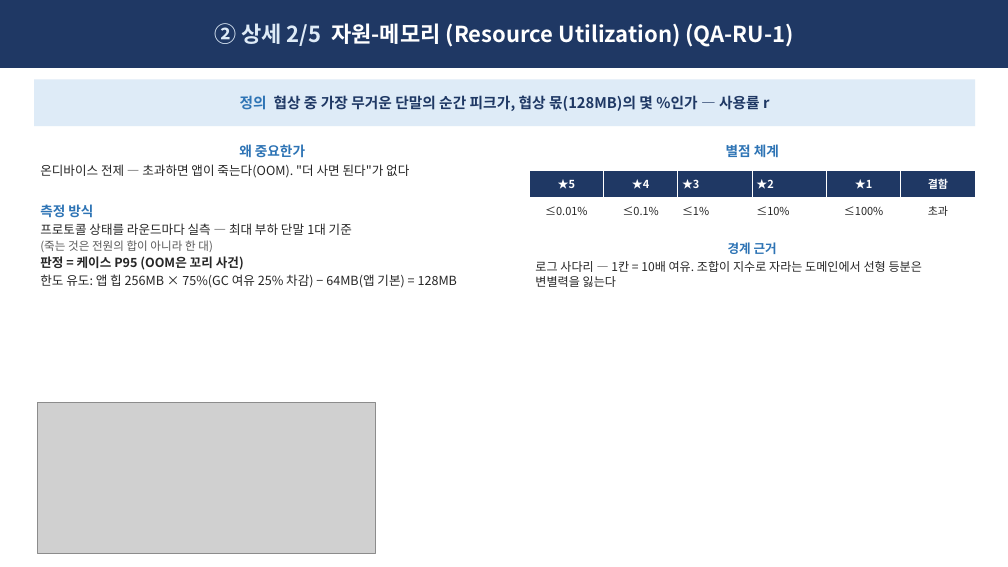
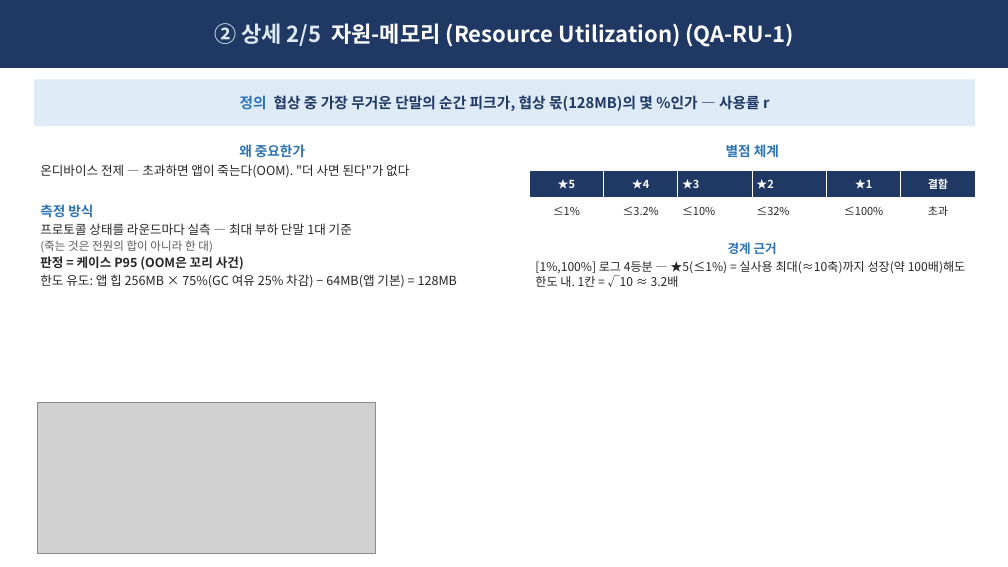
Before and after one commit to Sunwoo-Nam/architect-teamproject, a slide deck: slide 4 of docs/changbae/65-QA-종합-임원보고.pptx. Drawn at 1008x567 pixels with LibreOffice and Linux fonts; fonts in the diff are those of the drawing; grey boxes stand for pictures. Boxes give left, top, right and bottom in pixels: in the first picture for what was removed or moved away, otherwise in the second. Text is boxed around its words. In the diff, an @@ line names an element or a change of style, - is before the commit and + after.

```diff
--- a/docs/changbae/65-QA-종합-임원보고.pptx
+++ b/docs/changbae/65-QA-종합-임원보고.pptx
@@ table at [529, 170, 974, 225] @@
-row 2: ≤0.01% | ≤0.1% | ≤1% | ≤10% | ≤100% | 초과
+row 2: ≤1% | ≤3.2% | ≤10% | ≤32% | ≤100% | 초과
@@ text at [535, 261, 966, 287]: text changed @@
-로그 사다리 — 1칸 = 10배 여유. 조합이 지수로 자라는 도메인에서 선형 등분은 변별력을 잃는다
+[1%,100%] 로그 4등분 — ★5(≤1%) = 실사용 최대(≈10축)까지 성장(약 100배)해도 한도 내. 1칸 = √10 ≈ 3.2배
```
Also in this commit, not shown: 3 other slides changed, 8 other files.
